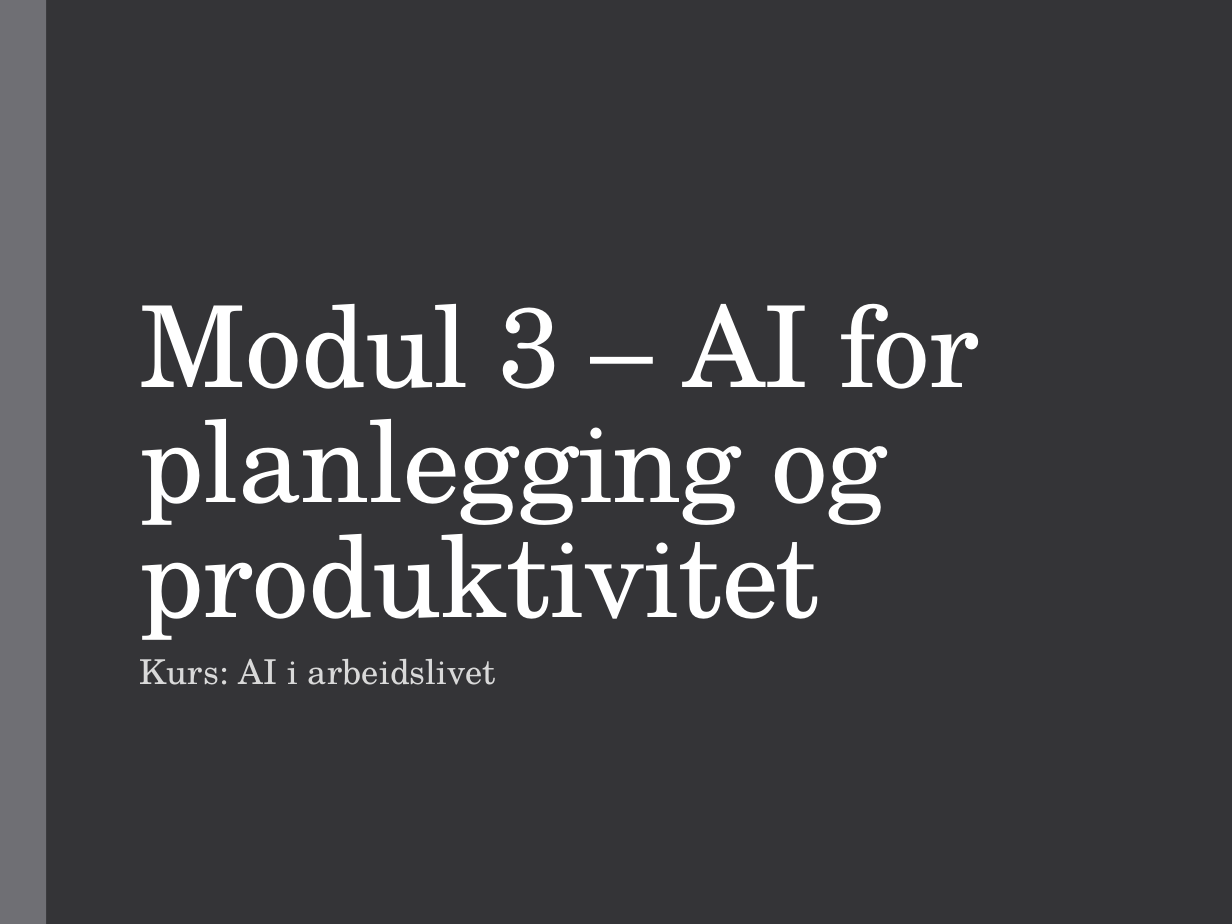
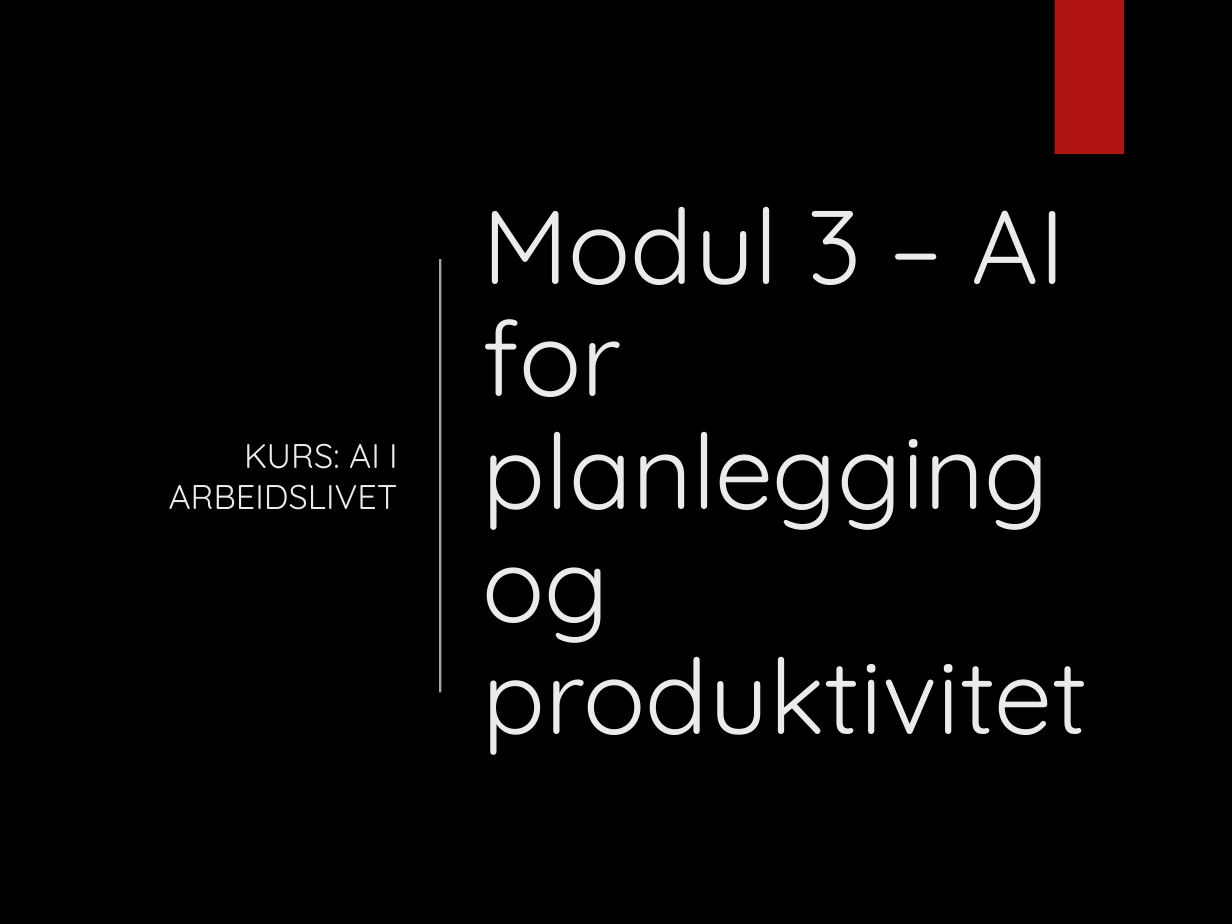
Before and after one commit to Cre8XF/cre8xf.dev, a slide deck: slide 1 of kurs/kurs-ai-jobb/modul3-planlegging-produktivitet/modul3-planlegging-produktivitet.pptx. Drawn at 1232x924 pixels with LibreOffice and Linux fonts; fonts in the diff are those of the drawing; background and template pictures are left out. Boxes give left, top, right and bottom in pixels: in the first picture for what was removed or moved away, otherwise in the second. Text is boxed around its words. In the diff, an @@ line names an element or a change of style, - is before the commit and + after.

```diff
--- a/kurs/kurs-ai-jobb/modul3-planlegging-produktivitet/modul3-planlegging-produktivitet.pptx
+++ b/kurs/kurs-ai-jobb/modul3-planlegging-produktivitet/modul3-planlegging-produktivitet.pptx
@@ background #353537 to picture (left out) @@
@@ rectangle removed at [0,0,47,924] @@
@@ rectangle added at [0,0,1232,924], fill #000000 @@
@@ ellipse added at [766,0,982,154], fill gradient #50B9C1 @@
@@ rectangle added at [1044,0,1136,148], fill #B01513 @@
@@ rectangle added at [1055,0,1124,154], fill #B01513 @@
@@ subtitle "KURS: AI I ARBEIDSLIVET" at [169,443,398,510]: vertical alignment top to middle @@
@@ title "Modul 3 – AI for ...": place and size @@
-title "Modul 3 – AI for ..." at [140,304,979,640]
+title "Modul 3 – AI for ..." at [483,206,1089,755]
@@ title "Modul 3 – AI for ..." at [483,206,1089,755]: size 66 to 61 pt, font TeX Gyre Schola to Quicksand, text colour #FFFFFF to #EBEBEB, letter spacing -0.5 to 0 pt; line spacing 0.85 to 0.9; vertical alignment bottom to middle @@
@@ line added from (440, 260) to (440, 691), #EBEBEB 1.25 pt @@
@@ ellipse added at [0,360,543,924], fill gradient #50B9C1 @@
@@ ellipse added at [0,391,205,708], fill gradient #50B9C1 @@
@@ subtitle at [169,443,398,510]: text changed; font TeX Gyre Schola to Quicksand; text colour #D9D9D9 to #EBEBEB @@
-Kurs: AI i arbeidslivet
+KURS: AI I ARBEIDSLIVET
@@ ellipse added at [849,822,982,924], fill gradient #50B9C1 @@
```
Also in this commit, not shown: 7 other slides changed, 6 other files.
